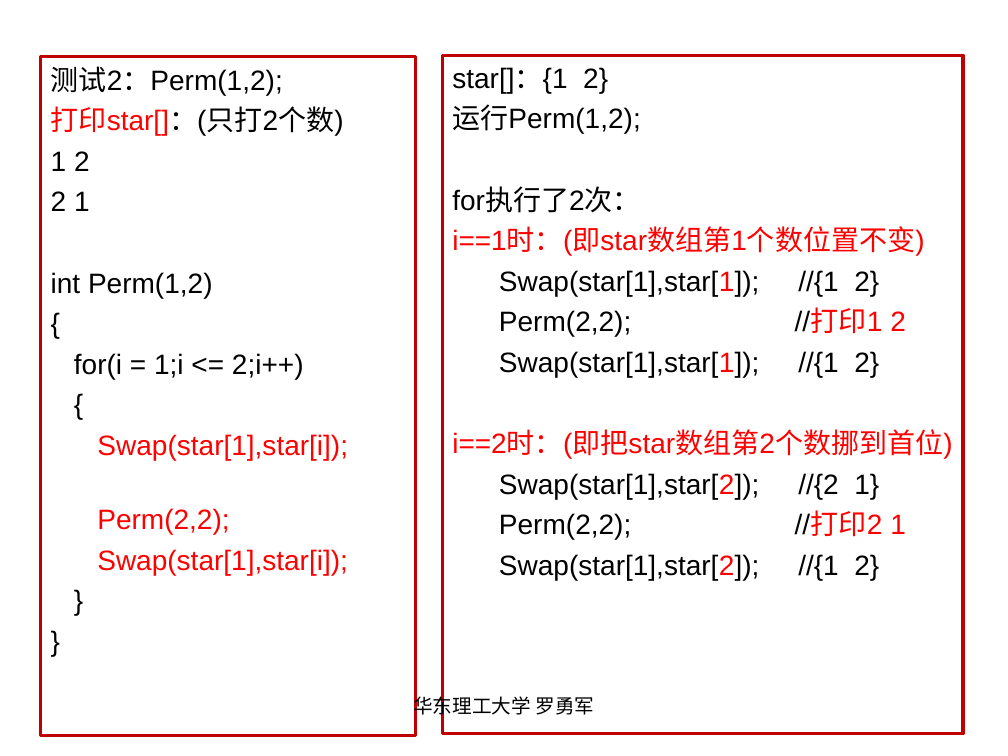
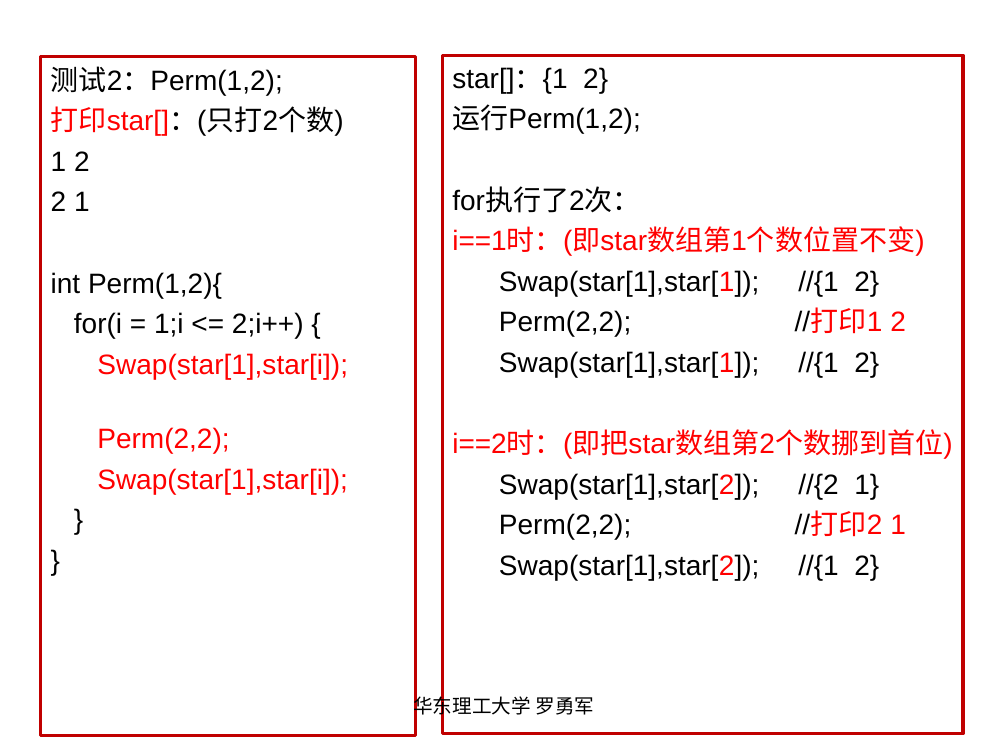
Before and after one commit to luoyongjun999/code, a slide deck: slide 24 of 第4章搜索技术.ppt. Drawn at 1008x756 pixels with LibreOffice and Linux fonts; fonts in the diff are those of the drawing. Boxes give left, top, right and bottom in pixels: in the first picture for what was removed or moved away, otherwise in the second. Text is boxed around its words. In the diff, an @@ line names an element or a change of style, - is before the commit and + after.

```diff
--- a/第4章搜索技术.ppt
+++ b/第4章搜索技术.ppt
@@ text in rectangle at bbox=[51, 272, 304, 338]: text changed @@
-int Perm(1,2)
-{
-for(i = 1;i <= 2;i++)
-{
+int Perm(1,2){
+for(i = 1;i <= 2;i++) {
```
Also in this commit, not shown: 7 other slides changed, 2 other files.
